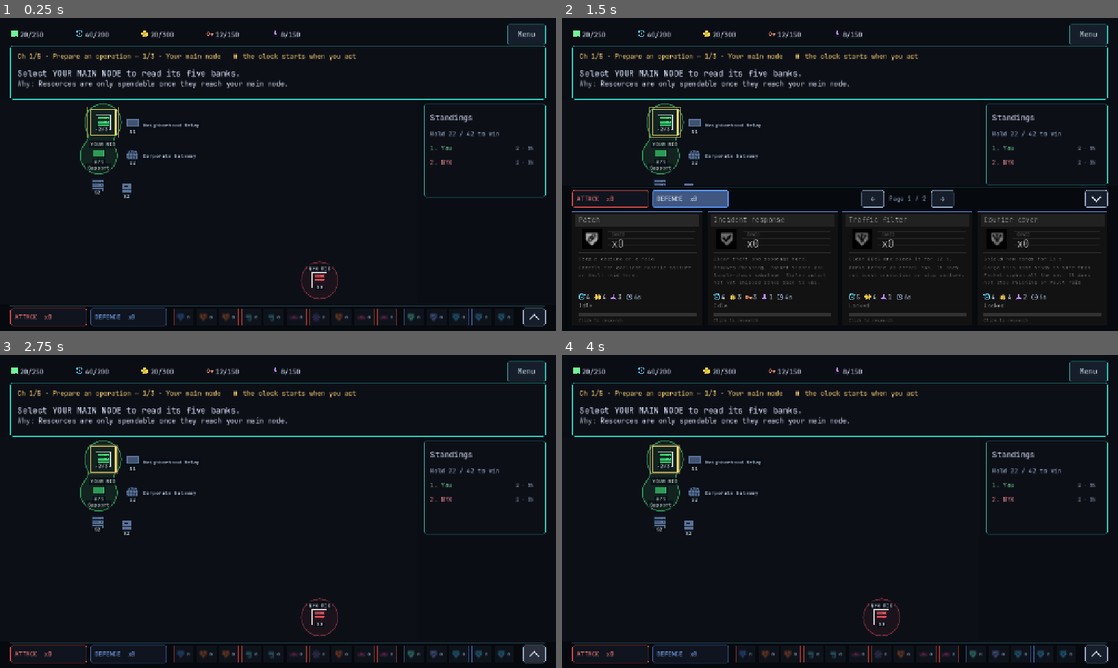
Above: before the commit, frames 1-4 (two rows, left to right).
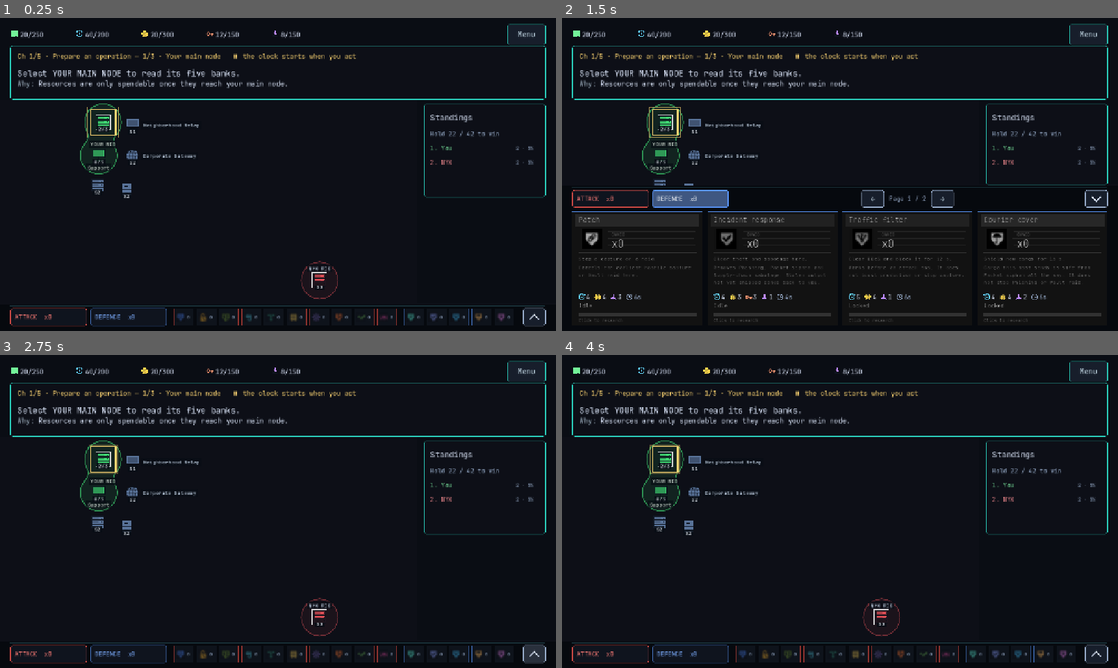
Above: after the commit, the same moments.

Repository: zzzteph/rim
Game: Godot game, scene res://scenes/botnet_proto.tscn
The game is run twice, just before and just after one commit, with the same random seed, the same clock (stepped at 60 frames per second) and the same inputs.
Inputs (mouse positions are in pixels of both pictures, inside the frame that each line leads up to):
- Up to frame 1 (0.25 s): no input
- Up to frame 2 (1.5 s): click "ATTACK x0" at 0.5 s; click "DEFENCE x0" at 1.25 s
- Up to frame 3 (2.75 s): click (533, 536) at 2 s
- Up to frame 4 (4 s): click "Menu" at 2.75 s; click "Resume" at 3.5 s

The runs differ from the first frame. In frame 1, 0.1% of the frame differs, in the area x 36-91%, y 94-98%; in frame 2, less than 0.1%; in frame 3, 0.1%; in frame 4, 0.1%.

Commit message:
Give every card its own picture
Fifteen recipes shared ten images: Vault raid, Worm and Sabotage all
showed the conveyor; Filter, Cover and Express the same shield; Phishing
and Siphon the hook; Breach, Exploit and 0day the cracked shield.

- Credential breach and Known exploit now use credential.png (an open
  padlock) and oneday.png (a cracked shield marked 1), which were in the
  repo but unused.
- Five new pictures in the same flat style, drawn by
  assets/cards/schematic/make_art.py: Vault raid (a gold safe with a wheel
  dial), Worm (a segmented green worm), Packet siphon (a packet stream
  with a branch diverting a packet), Courier cover (a shield with an
  umbrella) and Express route (a shield with a fast-forward chevron).
  Imported with mipmaps like the existing art.
- Family colours follow their pictures (card headers, chips, packets).
- tests/text_fit_test.gd checks no two cards share a picture.
- Adds the .uid files Godot generated for the new test scripts.

Co-Authored-By: Claude Opus 5.5 <noreply@anthropic.com>
Claude-Session: https://claude.ai/code/session_01EGMzLGZyZUTJhsVTAovGHj

Diff:
--- a/scripts/botnet_cfg/cards.gd
+++ b/scripts/botnet_cfg/cards.gd
@@ -88,29 +88,30 @@
 const BANK_NAME := {"attack": "ATTACK", "defense": "DEFENCE"}
 const BANK_COL := {"attack": Color(1.0, 0.36, 0.33), "defense": Color(0.36, 0.6, 1.0)}
 const FAMILY_NAME := {"recon": "recon", "breach": "credential breach", "exploit": "known exploits", "phish": "phishing" …(297 unchanged characters)…
-# Schematic art: reuse the existing eight silhouettes, mapping the new families onto the nearest picture.
+# Schematic art: one picture per family (assets/cards/schematic/; make_art.py draws vault, worm, siphon,
+# cover and express in the style of the hand-made ones). tests/text_fit_test.gd checks no two cards share one.
 const FAMILY_ART := {
 	"recon": preload("res://assets/cards/schematic/sca.png"),
-	"breach": preload("res://assets/cards/schematic/zeroday.png"),
-	"exploit": preload("res://assets/cards/schematic/zeroday.png"),
+	"breach": preload("res://assets/cards/schematic/credential.png"),
+	"exploit": preload("res://assets/cards/schematic/oneday.png"),
 	"phish": preload("res://assets/cards/schematic/phishing.png"),
-	"siphon": preload("res://assets/cards/schematic/phishing.png"),
-	"vault": preload("res://assets/cards/schematic/supply.png"),
+	"siphon": preload("res://assets/cards/schematic/siphon.png"),
+	"vault": preload("res://assets/cards/schematic/vault.png"),
 	"dos": preload("res://assets/cards/schematic/dos.png"),
 	"zeroday": preload("res://assets/cards/schematic/zeroday.png"),
-	"worm": preload("res://assets/cards/schematic/supply.png"),
+	"worm": preload("res://assets/cards/schematic/worm.png"),
 	"supply": preload("res://assets/cards/schematic/supply.png"),
 	"patch": preload("res://assets/cards/schematic/patch.png"),
 	"response": preload("res://assets/cards/schematic/response.png"),
 	"filter": preload("res://assets/cards/schematic/cdn.png"),
-	"cover": preload("res://assets/cards/schematic/cdn.png"),
-	"express": preload("res://assets/cards/schematic/cdn.png"),
+	"cover": preload("res://assets/cards/schematic/cover.png"),
+	"express": preload("res://assets/cards/schematic/express.png"),
 }
 const FAMILY_COL := {
-	"recon": Color(0.5, 0.85, 1.0), "breach": Color(1.0, 0.55, 0.4), "exploit": Color(1.0, 0.5, 0.3),
-	"phish": Color(0.3, 0.9, 1.0), "siphon": Color(0.4, 0.8, 0.9), "vault": Color(1.0, 0.38, 0.75),
-	"dos": Color(0.68, 0.55, 1.0), "zeroday": Color(1.0, 0.45, 0.2), "worm": Color(0.9, 0.4, 0.6),
+	"recon": Color(0.5, 0.85, 1.0), "breach": Color(0.97, 0.69, 0.16), "exploit": Color(0.72, 0.97, 0.22),
+	"phish": Color(0.3, 0.9, 1.0), "siphon": Color(0.25, 0.84, 0.66), "vault": Color(1.0, 0.82, 0.31),
+	"dos": Color(0.68, 0.55, 1.0), "zeroday": Color(1.0, 0.45, 0.2), "worm": Color(0.49, 0.87, 0.38),
 	"supply": Color(1.0, 0.38, 0.75), "patch": Color(0.35, 0.95, 0.85), "response": Color(0.55, 0.62, 1.0),
-	"filter": Color(0.3, 0.75, 1.0), "cover": Color(0.4, 0.7, 1.0), "express": Color(0.45, 0.9, 0.8),
+	"filter": Color(0.3, 0.75, 1.0), "cover": Color(1.0, 0.72, 0.36), "express": Color(0.91, 0.49, 0.91),
 }
 const CARD_ALARM := 8.0
--- a/tests/text_fit_test.gd
+++ b/tests/text_fit_test.gd
@@ -51,6 +51,7 @@
 		await panel_controls(res)
 		await menu_controls(res)
 	help_pages()
+	card_art()
 	await campaign(Vector2i(1280, 720))
 	print(JSON.stringify({"checks": checks, "failures": failures.size()}))
 	quit(0 if failures.is_empty() else 1)
@@ -210,6 +211,18 @@
 	game._open_menu(false); await settle()
 
 
+# ---- card pictures: every recipe has its own, coloured like its family ----
+func card_art() -> void:
+	var seen := {}
+	for recipe in game.CARD_ORDER:
+		var fam := str(game.CARDS[recipe].fam)
+		var tex: Texture2D = game.FAMILY_ART.get(fam)
+		check(tex != null and game.FAMILY_COL.has(fam), "%s: has a picture and a family colour" % recipe)
+		if tex == null: continue
+		check(not seen.has(tex.resource_path), "%s: its picture %s is not shared (also %s)" % [recipe, tex.resource_path.get_file(), seen.get(tex.resource_path, "")])
+		seen[tex.resource_path] = recipe
+
+
 # ---- Help: each lead line on one line with room to spare; each caption within its two lines ----
 func help_pages() -> void:
 	var page = load("res://scripts/botnet_help.gd").new(); page.game = game
Binary file added: assets/cards/schematic/cover.png
Not shown, added: assets/cards/schematic/cover.png.import
Binary file added: assets/cards/schematic/express.png
Not shown, added: assets/cards/schematic/express.png.import
Binary file added: assets/cards/schematic/siphon.png
Not shown, added: assets/cards/schematic/siphon.png.import
Binary file added: assets/cards/schematic/vault.png
Not shown, added: assets/cards/schematic/vault.png.import
Binary file added: assets/cards/schematic/worm.png
Not shown, added: assets/cards/schematic/worm.png.import
Not shown, added: tests/ai_test.gd.uid
Not shown, added: tests/campaign_test.gd.uid
(and 6 more such lines)
